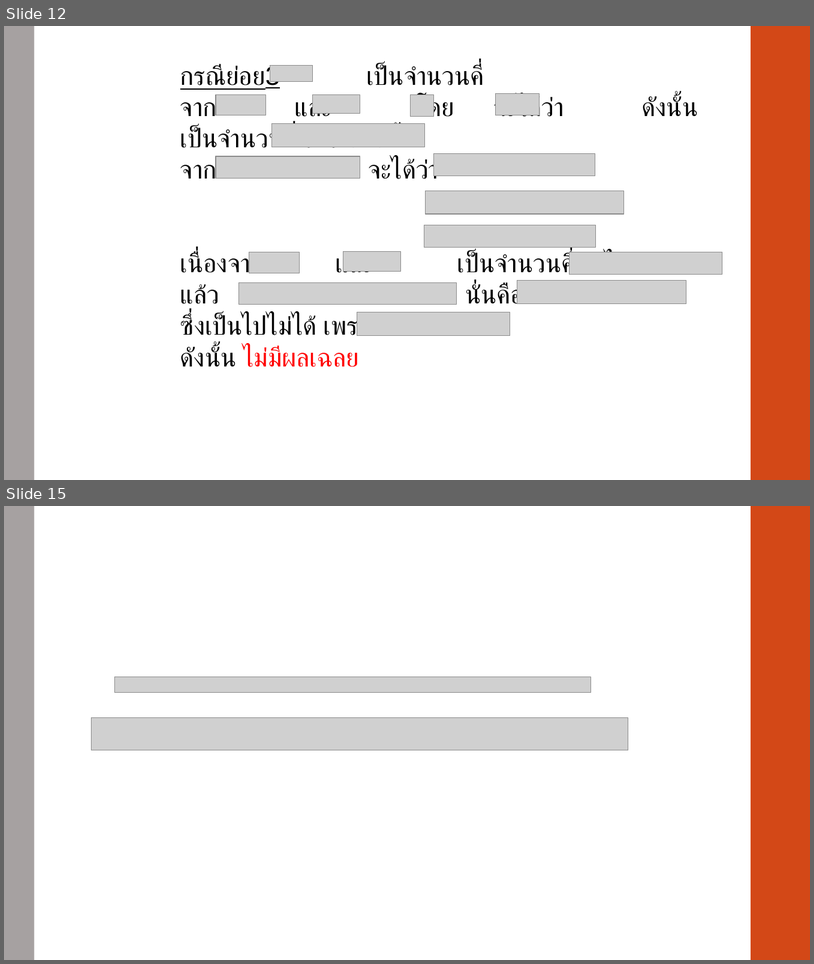
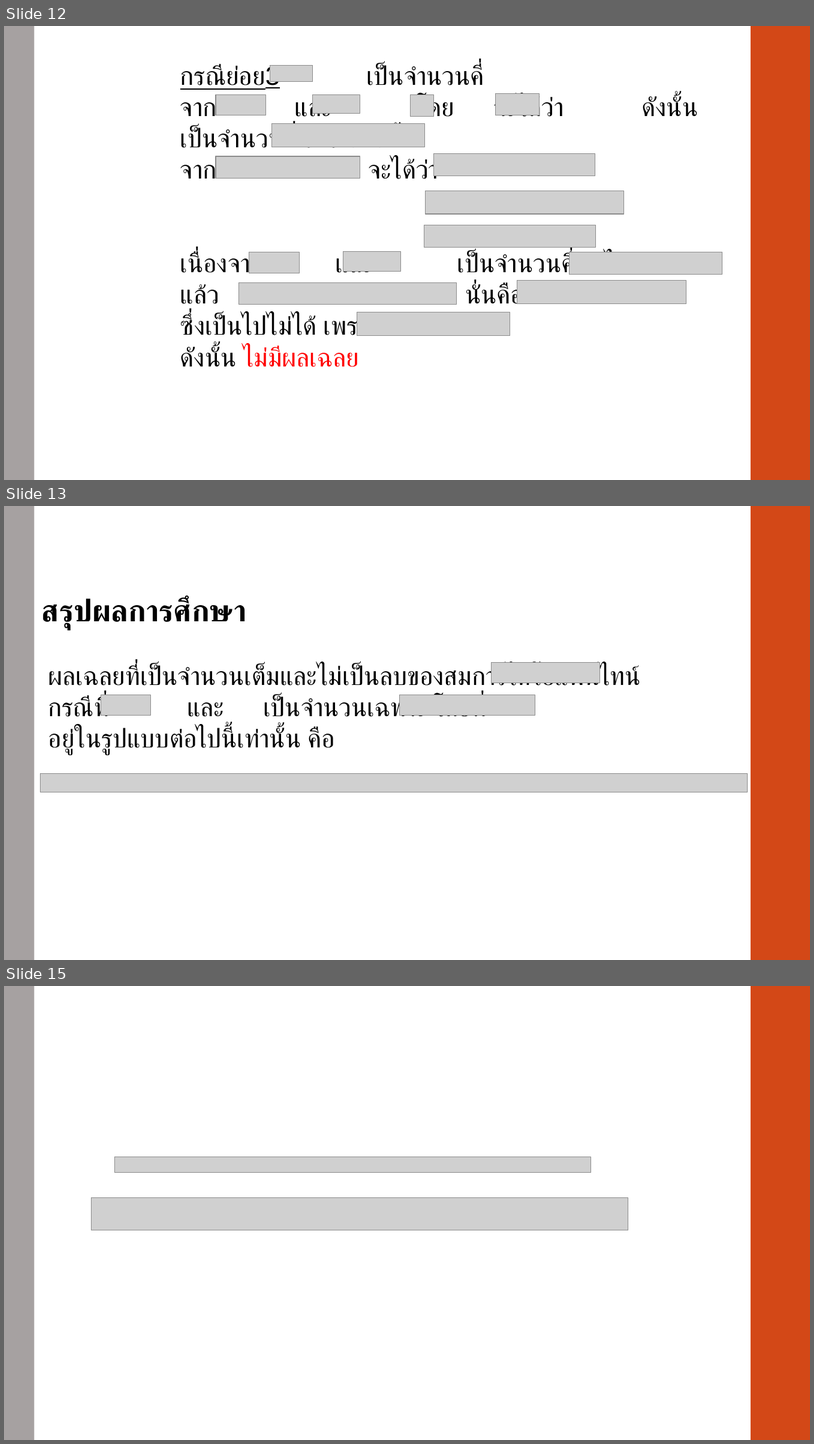
Before and after one commit to Chonthicha006/Seminar, a slide deck: Presentation1.pptx. Shown one above the other, each under a label of ours: slides 12 and 15 before the commit, slides 12, 13 and 15 after it; the slides between them are not shown. The pictures are 814x964 and 814x1444 pixels, drawn with LibreOffice and Linux fonts; fonts in the diff are those of the drawing; grey boxes stand for pictures; background and template pictures are left out. Boxes give left, top, right and bottom in pixels: in the first picture for what was removed or moved away, otherwise in the second. Text is boxed around its words. In the diff, an @@ line names an element or a change of style, - is before the commit and + after.

Commit message:
add pre

```diff
--- a/Presentation1.pptx
+++ b/Presentation1.pptx
@@ slide 13 added at (4,506,810,960), background #FFFFFF; not listed: 2 template elements that a slide beside it also shows @@
@@ text added at (42,598,640,755), 31 pt, text #000000 @@
+สรุปผลการศึกษา
+ผลเฉลยที่เป็นจำนวนเต็มและไม่เป็นลบของสมการไดโอแฟนไทน์
+กรณีที่ และ เป็นจำนวนเฉพาะ โดยที่
+อยู่ในรูปแบบต่อไปนี้เท่านั้น คือ
@@ picture added at (492,663,600,683) @@
@@ picture added at (101,695,151,715) @@
@@ picture added at (399,695,536,715) @@
@@ picture added at (40,774,747,792) @@
```
Also in this commit, not shown: 1 other slide added, 2 slides removed.
